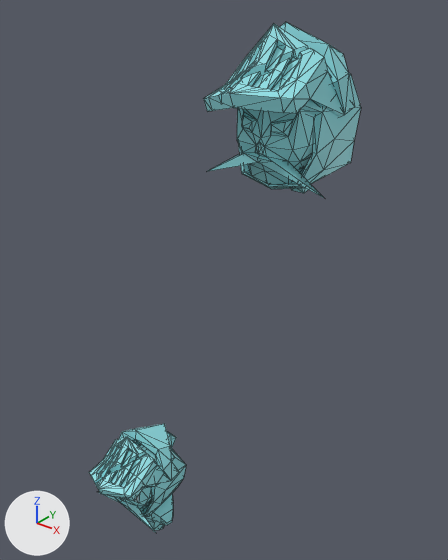
What one commit did to the FBX model Assets/Mesh/ghost.fbx.
Rendered twice from a 50 mm lens placed at (4.48, -4.0, 5.93), pointed at (0.99, 0.36, 3.23). Arrows for +X, +Y and +Z are at lower left; the lights stay in place. Mesh edges are drawn as thin lines.

In view in the first picture: 'Character_Skeleton_Knight.001', 'Character_Skeleton_Knight.002'.
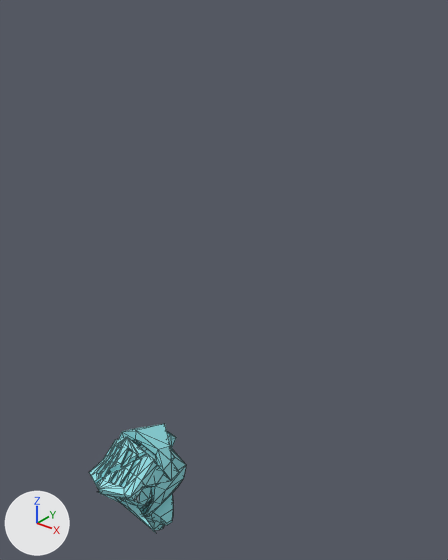
What changed in the scene script:
```text
Remove ob_character_skeleton_knight_001:
    ob_character_skeleton_knight_001 = bpy.data.objects.new('Character_Skeleton_Knight.001', me_mesh_028)
    ob_character_skeleton_knight_001.location = (1.97, -0.08, 0.07)
```

Changed parts and their boxes (x1, y1, x2, y2) in the pictures (448 x 560 px):
'Character_Skeleton_Knight.001', deleted (cyan)
    before: (204, 22, 361, 198)
